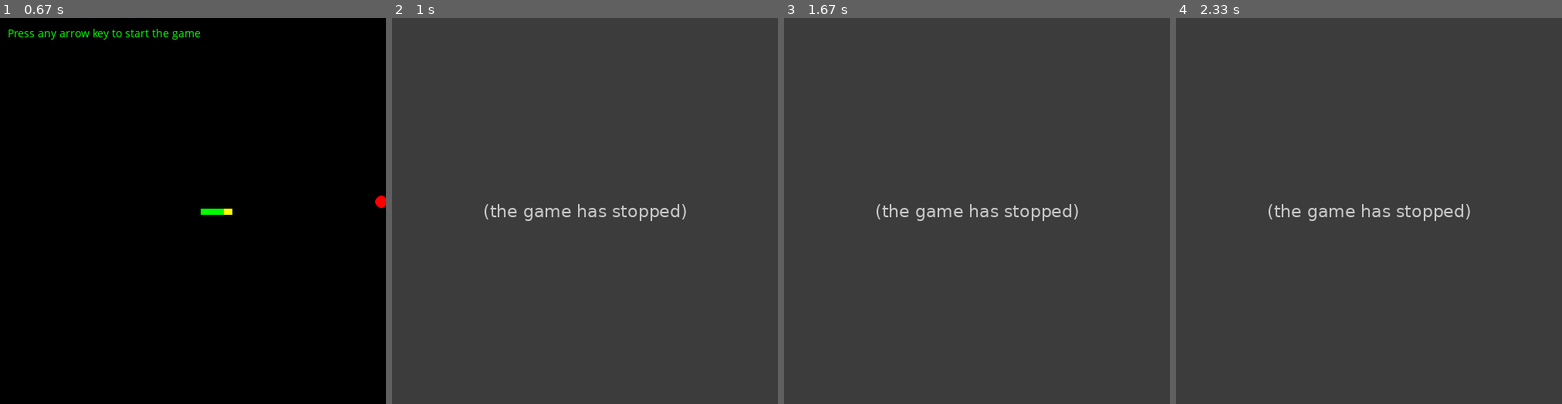
Above: before the commit, frames 1-4 (left to right).
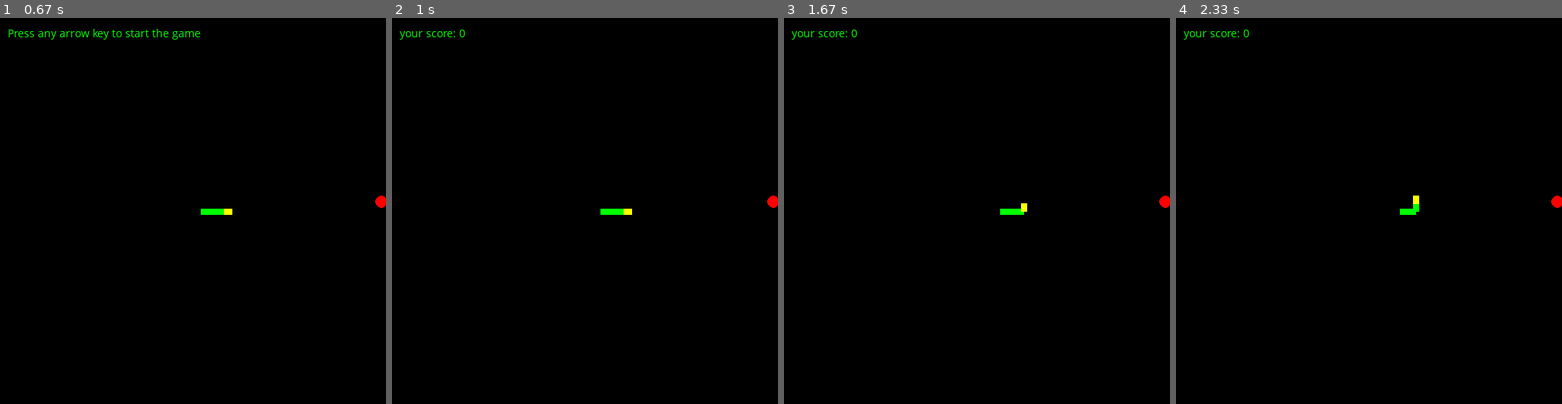
Above: after the commit, the same moments.

Repository: hephzibahponcellat/pygames
Game: pygame game, started from snake/main.py
Two runs of this game, one before a commit and one after it. Both use one fixed random seed, a clock stepped at 60 frames per second and the inputs below.
Inputs:
- Up to frame 1 (0.67 s): hold Right from 0.33 s (still down)
- Up to frame 2 (1 s): release Right at 0.8 s; hold Up from 0.83 s (still down)
- Up to frame 3 (1.67 s): release Up at 1.3 s
- Up to frame 4 (2.33 s): hold Left from 1.83 s (still down)

Frame 1 is identical in both runs. In frame 2, 100% of the frame differs, in the area x 0-100%, y 0-100%; in frame 3, 100%; in frame 4, 100%.
Error before the commit: NameError: name 'write_score' is not defined (main.py line 62); the game stopped at 0.83 s (later frames are placeholders)

Commit message:
write score to the screen

Diff:
--- a/snake/snake_mod.py
+++ b/snake/snake_mod.py
@@ -137,7 +137,6 @@
     snake_scales_positions.append((x1y1, x2y2))
 
     pygame.draw.line(screen, colors["ORANGE"], x1y1, x2y2, 8)
-    pygame.display.flip()
 
     return x1y1, x2y2, snake_cur_dir, snake_scales_positions
 
@@ -220,3 +219,10 @@
 
     if (food_pos_x - 8 <= snake_head_x <= food_pos_x + 8) and (food_pos_y - 8 <= snake_head_y <= food_pos_y + 8):
         return True
+
+def write_score(screen, score):
+    myfont = pygame.font.SysFont("Comic Sans MS", 15)
+    message = "your score: " + str(score)
+    label = myfont.render(message, 1, colors["GREEN"])
+    screen.blit(label, (10, 10))
+    pygame.display.flip()
